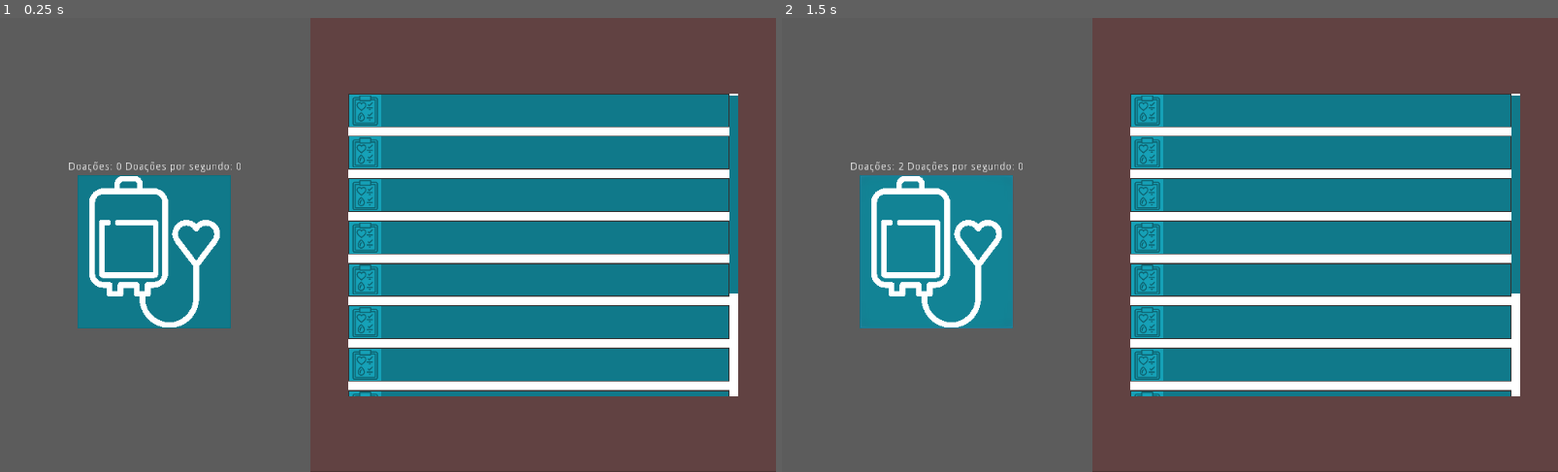
Above: before the commit, frames 1-2 (left to right).
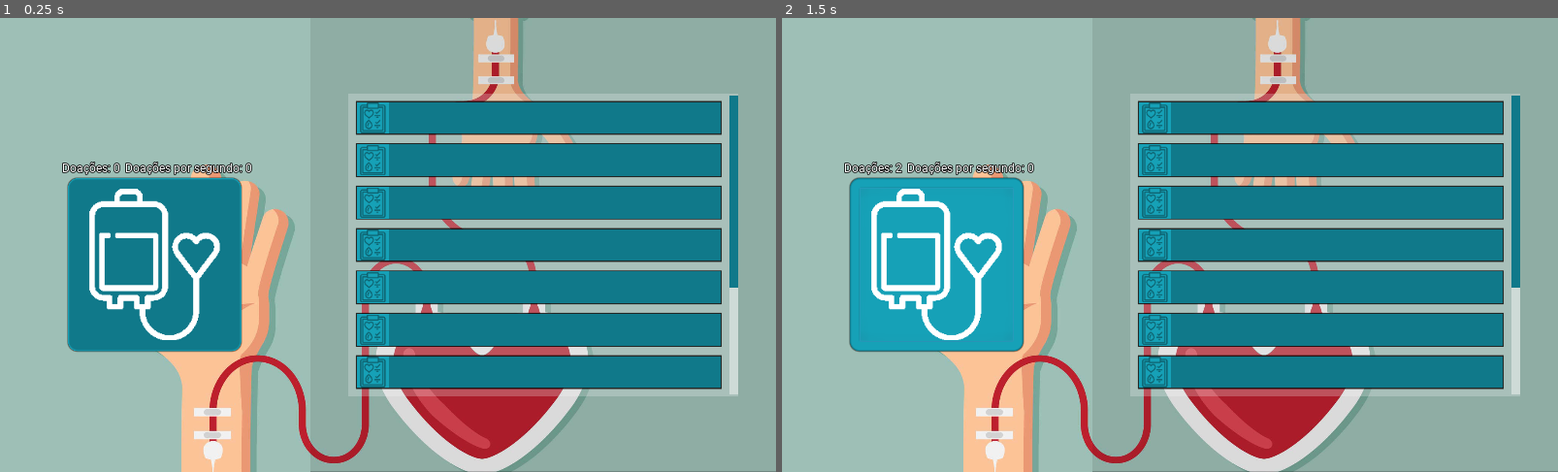
Above: after the commit, the same moments.

Repository: LeonardoBevilacqua/Blood-clicker
Game: Godot game, scene res://scenes/mainGame.tscn
The game is run twice, just before and just after one commit, with the same random seed, the same clock (stepped at 60 frames per second) and the same inputs.
Inputs (mouse positions are in pixels of both pictures, inside the frame that each line leads up to; where the layout moved, square brackets give the same spot in the first picture):
- Up to frame 1 (0.25 s): no input
- Up to frame 2 (1.5 s): click (937, 263) [937, 254] at 0.5 s; click (937, 263) [937, 254] at 1.25 s

The runs differ from the first frame. In frame 1, 78% of the frame differs, in the area x 0-100%, y 0-100%; in frame 2, 82%.

Commit message:
Melhorando vizual com plano de fundo e fontes

Diff:
--- a/resources/blood.tres
+++ b/resources/blood.tres
@@ -44,7 +44,7 @@
 shadow_size = 1
 
 [sub_resource type="StyleBoxFlat" id=6]
-bg_color = Color( 1, 1, 1, 1 )
+bg_color = Color( 1, 1, 1, 0.235294 )
 border_color = Color( 0, 0, 0, 0.560784 )
 
 [sub_resource type="StyleBoxFlat" id=7]
@@ -57,7 +57,7 @@
 bg_color = Color( 0.0666667, 0.478431, 0.545098, 1 )
 
 [sub_resource type="StyleBoxFlat" id=10]
-bg_color = Color( 1, 1, 1, 1 )
+bg_color = Color( 1, 1, 1, 0.431373 )
 
 [sub_resource type="StyleBoxFlat" id=11]
 
--- /dev/null
+++ b/resources/fonts/roboto.tres
@@ -0,0 +1,8 @@
+[gd_resource type="DynamicFont" load_steps=2 format=2]
+
+[ext_resource path="res://resources/fonts/Roboto-Regular.ttf" type="DynamicFontData" id=1]
+
+[resource]
+outline_size = 1
+outline_color = Color( 0, 0, 0, 1 )
+font_data = ExtResource( 1 )
--- a/scenes/ClickerPanel.tscn
+++ b/scenes/ClickerPanel.tscn
@@ -1,8 +1,62 @@
-[gd_scene load_steps=4 format=2]
+[gd_scene load_steps=7 format=2]
 
 [ext_resource path="res://scripts/ClickerPanel.gd" type="Script" id=1]
-[ext_resource path="res://resources/blood.tres" type="Theme" id=2]
+[ext_resource path="res://resources/fonts/roboto.tres" type="DynamicFont" id=2]
 [ext_resource path="res://assets/bag_200.png" type="Texture" id=3]
+
+[sub_resource type="StyleBoxFlat" id=4]
+bg_color = Color( 0.0901961, 0.635294, 0.721569, 1 )
+border_width_left = 2
+border_width_top = 2
+border_width_right = 2
+border_width_bottom = 2
+border_color = Color( 0.0666667, 0.478431, 0.545098, 1 )
+border_blend = true
+corner_radius_top_left = 12
+corner_radius_top_right = 12
+corner_radius_bottom_right = 12
+corner_radius_bottom_left = 12
+expand_margin_left = 12.0
+expand_margin_right = 12.0
+expand_margin_top = 12.0
+expand_margin_bottom = 12.0
+shadow_size = 2
+
+[sub_resource type="StyleBoxFlat" id=2]
+bg_color = Color( 0.0745098, 0.517647, 0.588235, 1 )
+border_width_left = 2
+border_width_top = 2
+border_width_right = 2
+border_width_bottom = 2
+border_color = Color( 0.0666667, 0.478431, 0.545098, 1 )
+border_blend = true
+corner_radius_top_left = 12
+corner_radius_top_right = 12
+corner_radius_bottom_right = 12
+corner_radius_bottom_left = 12
+expand_margin_left = 12.0
+expand_margin_right = 12.0
+expand_margin_top = 12.0
+expand_margin_bottom = 12.0
+shadow_size = 2
+
+[sub_resource type="StyleBoxFlat" id=3]
+bg_color = Color( 0.0666667, 0.478431, 0.545098, 1 )
+border_width_left = 2
+border_width_top = 2
+border_width_right = 2
+border_width_bottom = 2
+border_color = Color( 0.0901961, 0.635294, 0.721569, 1 )
+border_blend = true
+corner_radius_top_left = 12
+corner_radius_top_right = 12
+corner_radius_bottom_right = 12
+corner_radius_bottom_left = 12
+expand_margin_left = 12.0
+expand_margin_right = 12.0
+expand_margin_top = 12.0
+expand_margin_bottom = 12.0
+shadow_size = 2
 
 [node name="ClickerPanel" type="Node"]
 script = ExtResource( 1 )
@@ -12,6 +66,7 @@
 margin_bottom = 600.0
 
 [node name="Background" type="ColorRect" parent="Control"]
+visible = false
 margin_right = 409.6
 margin_bottom = 600.0
 color = Color( 0.364706, 0.364706, 0.364706, 1 )
@@ -20,37 +75,48 @@
 anchor_top = 0.5
 anchor_right = 1.0
 anchor_bottom = 0.5
-margin_top = -110.0
-margin_bottom = 110.0
+margin_top = -111.0
+margin_bottom = 111.0
+custom_constants/separation = 16
 
 [node name="LabelsColumn" type="HBoxContainer" parent="Control/Rows"]
 margin_right = 409.0
-margin_bottom = 14.0
+margin_bottom = 19.0
 alignment = 1
 
+[node name="ColorRect" type="ColorRect" parent="Control/Rows/LabelsColumn"]
+margin_left = 75.0
+margin_right = 75.0
+margin_bottom = 19.0
+size_flags_vertical = 3
+
 [node name="Counter" type="Label" parent="Control/Rows/LabelsColumn"]
-margin_left = 90.0
-margin_right = 161.0
-margin_bottom = 14.0
+margin_left = 79.0
+margin_right = 158.0
+margin_bottom = 19.0
+custom_fonts/font = ExtResource( 2 )
 text = "Doações: 0"
 
 [node name="CounterPerSecond" type="Label" parent="Control/Rows/LabelsColumn"]
-margin_left = 165.0
-margin_right = 319.0
-margin_bottom = 14.0
+margin_left = 162.0
+margin_right = 333.0
+margin_bottom = 19.0
+custom_fonts/font = ExtResource( 2 )
 text = "Doações por segundo: 0"
 align = 2
 
 [node name="ButtonColumn" type="HBoxContainer" parent="Control/Rows"]
-margin_top = 18.0
+margin_top = 35.0
 margin_right = 409.0
-margin_bottom = 220.0
+margin_bottom = 239.0
 alignment = 1
 
 [node name="Button" type="Button" parent="Control/Rows/ButtonColumn"]
-margin_left = 103.0
-margin_right = 305.0
-margin_bottom = 202.0
-theme = ExtResource( 2 )
+margin_left = 102.0
+margin_right = 306.0
+margin_bottom = 204.0
+custom_styles/hover = SubResource( 4 )
+custom_styles/pressed = SubResource( 2 )
+custom_styles/normal = SubResource( 3 )
 icon = ExtResource( 3 )
 [connection signal="pressed" from="Control/Rows/ButtonColumn/Button" to="." method="_on_Button_pressed"]
--- a/scenes/UpgradePanel.tscn
+++ b/scenes/UpgradePanel.tscn
@@ -1,8 +1,9 @@
-[gd_scene load_steps=6 format=2]
+[gd_scene load_steps=7 format=2]
 
 [ext_resource path="res://scripts/UpgradePanel.gd" type="Script" id=1]
 [ext_resource path="res://resources/blood.tres" type="Theme" id=2]
 [ext_resource path="res://assets/info/Icone_1.png" type="Texture" id=3]
+[ext_resource path="res://resources/fonts/roboto.tres" type="DynamicFont" id=4]
 
 [sub_resource type="Animation" id=1]
 resource_name = "hide"
@@ -47,7 +48,7 @@
 [node name="ColorRect" type="ColorRect" parent="Control"]
 anchor_right = 1.0
 anchor_bottom = 1.0
-color = Color( 0.384314, 0.262745, 0.262745, 1 )
+color = Color( 0, 0, 0, 0.0980392 )
 
 [node name="MarginContainer" type="MarginContainer" parent="Control"]
 anchor_right = 1.0
@@ -58,15 +59,27 @@
 custom_constants/margin_bottom = 100
 
 [node name="ScrollContainer" type="ScrollContainer" parent="Control/MarginContainer"]
-editor/display_folded = true
 margin_left = 50.0
 margin_top = 100.0
 margin_right = 564.0
 margin_bottom = 500.0
 theme = ExtResource( 2 )
 
-[node name="VBoxContainer" type="VBoxContainer" parent="Control/MarginContainer/ScrollContainer"]
+[node name="MarginContainer" type="MarginContainer" parent="Control/MarginContainer/ScrollContainer"]
 margin_right = 514.0
+margin_bottom = 400.0
+size_flags_horizontal = 3
+size_flags_vertical = 3
+custom_constants/margin_right = 10
+custom_constants/margin_top = 10
+custom_constants/margin_left = 10
+custom_constants/margin_bottom = 10
+
+[node name="VBoxContainer" type="VBoxContainer" parent="Control/MarginContainer/ScrollContainer/MarginContainer"]
+margin_left = 10.0
+margin_top = 10.0
+margin_right = 504.0
+margin_bottom = 390.0
 size_flags_horizontal = 3
 custom_constants/separation = 12
 
@@ -89,10 +102,11 @@
 
 [node name="Text" type="Label" parent="Control/InfoPanel/Row"]
 margin_left = 84.0
-margin_top = 33.0
+margin_top = 30.0
 margin_right = 612.0
-margin_bottom = 47.0
+margin_bottom = 49.0
 size_flags_horizontal = 3
+custom_fonts/font = ExtResource( 4 )
 text = "teste"
 valign = 1
 autowrap = true
--- a/scenes/components/UpgradeButton.tscn
+++ b/scenes/components/UpgradeButton.tscn
@@ -1,8 +1,9 @@
-[gd_scene load_steps=4 format=2]
+[gd_scene load_steps=5 format=2]
 
 [ext_resource path="res://resources/blood.tres" type="Theme" id=1]
 [ext_resource path="res://scripts/components/UpgradeButton.gd" type="Script" id=2]
 [ext_resource path="res://assets/sheet_40.png" type="Texture" id=3]
+[ext_resource path="res://resources/fonts/roboto.tres" type="DynamicFont" id=4]
 
 [node name="UpgradeButton" type="PanelContainer"]
 margin_left = 50.0
@@ -12,7 +13,7 @@
 [node name="HBoxContainer" type="HBoxContainer" parent="."]
 margin_left = 1.0
 margin_top = 1.0
-margin_right = 82.0
+margin_right = 86.0
 margin_bottom = 43.0
 
 [node name="Button" type="Button" parent="HBoxContainer"]
@@ -23,21 +24,22 @@
 [node name="Rows" type="VBoxContainer" parent="HBoxContainer"]
 light_mask = 0
 margin_left = 46.0
-margin_right = 81.0
+margin_right = 85.0
 margin_bottom = 42.0
 alignment = 1
 
 [node name="Description" type="Label" parent="HBoxContainer/Rows"]
 light_mask = 0
-margin_top = 5.0
-margin_right = 35.0
+margin_right = 39.0
 margin_bottom = 19.0
+custom_fonts/font = ExtResource( 4 )
 text = "Teste"
 
 [node name="Price" type="Label" parent="HBoxContainer/Rows"]
 light_mask = 0
 margin_top = 23.0
-margin_right = 35.0
-margin_bottom = 37.0
+margin_right = 39.0
+margin_bottom = 42.0
+custom_fonts/font = ExtResource( 4 )
 text = "20"
 [connection signal="pressed" from="HBoxContainer/Button" to="." method="_on_Button_pressed"]
--- a/scenes/mainGame.tscn
+++ b/scenes/mainGame.tscn
@@ -1,15 +1,30 @@
-[gd_scene load_steps=4 format=2]
+[gd_scene load_steps=5 format=2]
 
 [ext_resource path="res://scripts/mainGame.gd" type="Script" id=1]
-[ext_resource path="res://scenes/ClickerPanel.tscn" type="PackedScene" id=2]
-[ext_resource path="res://scenes/UpgradePanel.tscn" type="PackedScene" id=3]
+[ext_resource path="res://assets/background.jpg" type="Texture" id=2]
+[ext_resource path="res://scenes/ClickerPanel.tscn" type="PackedScene" id=3]
+[ext_resource path="res://scenes/UpgradePanel.tscn" type="PackedScene" id=4]
 
 [node name="Node" type="Node"]
 script = ExtResource( 1 )
 
-[node name="ClickerPanel" parent="." instance=ExtResource( 2 )]
+[node name="TextureRect" type="TextureRect" parent="."]
+anchor_right = 1.0
+anchor_bottom = 1.0
+margin_left = -112.179
+margin_top = -60.0844
+margin_right = 100.821
+margin_bottom = 100.916
+texture = ExtResource( 2 )
+expand = true
+stretch_mode = 1
+__meta__ = {
+"_edit_lock_": true
+}
 
-[node name="UpgradePanel" parent="." instance=ExtResource( 3 )]
+[node name="ClickerPanel" parent="." instance=ExtResource( 3 )]
+
+[node name="UpgradePanel" parent="." instance=ExtResource( 4 )]
 
 [node name="Timer" type="Timer" parent="."]
 autostart = true
--- a/scripts/UpgradePanel.gd
+++ b/scripts/UpgradePanel.gd
@@ -39,7 +39,7 @@
 
 		buttons.append(button)
 
-		$Control/MarginContainer/ScrollContainer/VBoxContainer.add_child(button)
+		$Control/MarginContainer/ScrollContainer/MarginContainer/VBoxContainer.add_child(button)
 
 func _set_buttons_status():
 	for button in buttons:
Binary file added: assets/background.jpg
Not shown, added: assets/background.jpg.import
Binary file added: resources/fonts/Roboto-Regular.ttf
